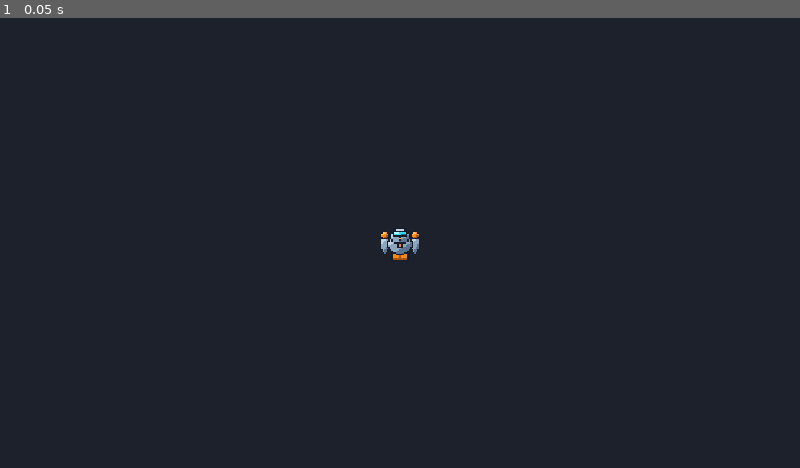
Above: before the commit, frame 1.
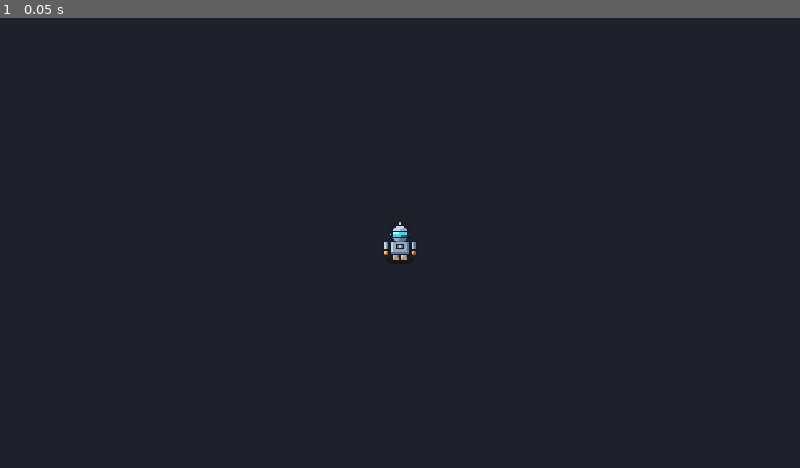
Above: after the commit, the same moment.

Repository: apergas/godot-example
Game: Godot game, scene res://scenes/main.tscn
The game is run twice, just before and just after one commit, with the same random seed, the same clock (stepped at 60 frames per second) and the same inputs.
Inputs:
- Up to frame 1 (0.05 s): no input

The runs differ from the first frame. In frame 1, 0.2% of the frame differs, in the area x 47-53%, y 45-54%.

Commit message:
Switch worker to 3/4 view sprite with walk bob

Diff:
--- a/art_src/make_worker.gd
+++ b/art_src/make_worker.gd
@@ -1,10 +1,11 @@
 extends SceneTree
-## Generates assets/worker.png: 32x32 top-down robot worker, facing up.
+## Generates assets/worker.png: 32x32 three-quarter view robot worker, facing the camera.
 ## Run: tools\godot.cmd --headless --path . --script res://art_src/make_worker.gd [-- preview.png]
 
 const SIZE := 32
 
 const OUTLINE := Color("141d29")
+const SHADOW := Color(0.0, 0.0, 0.0, 0.35)
 const BODY_LIGHT := Color("c3d3e2")
 const BODY_MID := Color("8ea6bd")
 const BODY_DARK := Color("5b7390")
@@ -19,34 +20,35 @@
 func _initialize() -> void:
 	var img := Image.create(SIZE, SIZE, false, Image.FORMAT_RGBA8)
 
-	# Arms (drawn first so the torso overlaps their top).
-	for side: int in [-1, 1]:
-		var cx: float = 16.0 + side * 10.5
-		_shaded_ellipse(img, cx, 17.0, 2.6, 6.5, BODY_LIGHT, BODY_MID, BODY_DARK)
-		_shaded_ellipse(img, cx, 10.0, 2.2, 2.2, ACCENT_LIGHT, ACCENT_MID, ACCENT_DARK)
+	# Ground shadow.
+	_ellipse(img, 16.0, 28.5, 9.5, 3.0, SHADOW)
 
-	# Backpack (rear, towards the bottom of the sprite).
-	_rect(img, 10, 21, 21, 28, OUTLINE)
-	_rect(img, 11, 22, 20, 27, ACCENT_MID)
-	_rect(img, 11, 22, 20, 22, ACCENT_LIGHT)
-	_rect(img, 11, 27, 20, 27, ACCENT_DARK)
-	_rect(img, 15, 23, 16, 26, ACCENT_DARK)
+	# Legs and feet.
+	for x0: int in [11, 17]:
+		_box(img, x0, 24, x0 + 3, 27, BODY_LIGHT, BODY_MID, BODY_DARK)
+		_rect(img, x0, 27, x0 + 3, 27, ACCENT_MID)
 
-	# Torso.
-	_shaded_ellipse(img, 16.0, 17.0, 8.0, 7.0, BODY_LIGHT, BODY_MID, BODY_DARK)
-	_rect(img, 14, 16, 17, 19, OUTLINE)
-	_rect(img, 15, 17, 16, 18, ACCENT_MID)
+	# Arms with orange hands.
+	for x0: int in [5, 24]:
+		_box(img, x0, 15, x0 + 2, 22, BODY_LIGHT, BODY_MID, BODY_DARK)
+		_box(img, x0, 22, x0 + 2, 24, ACCENT_LIGHT, ACCENT_MID, ACCENT_DARK)
 
-	# Head (dome) with visor facing up.
-	_shaded_ellipse(img, 16.0, 11.0, 6.0, 5.5, BODY_LIGHT, BODY_MID, BODY_DARK)
-	_rect(img, 11, 7, 20, 10, OUTLINE)
-	_rect(img, 12, 8, 19, 9, VISOR_MID)
-	_rect(img, 12, 8, 14, 8, VISOR_LIGHT)
-	_rect(img, 17, 9, 19, 9, VISOR_DARK)
+	# Torso with a chest lamp.
+	_box(img, 10, 15, 21, 23, BODY_LIGHT, BODY_MID, BODY_DARK)
+	_rect(img, 13, 17, 18, 20, OUTLINE)
+	_rect(img, 14, 18, 17, 19, BODY_DARK)
+	_rect(img, 15, 18, 16, 19, ACCENT_LIGHT)
 
-	# Antenna on top of the head.
-	_rect(img, 15, 11, 16, 13, OUTLINE)
-	_rect(img, 15, 12, 16, 12, ACCENT_LIGHT)
+	# Antenna.
+	_rect(img, 14, 0, 17, 3, OUTLINE)
+	_rect(img, 15, 1, 16, 2, ACCENT_LIGHT)
+
+	# Head (dome) with a visor across the face.
+	_shaded_ellipse(img, 16.0, 9.5, 6.5, 5.5, BODY_LIGHT, BODY_MID, BODY_DARK)
+	_rect(img, 10, 7, 21, 11, OUTLINE)
+	_rect(img, 11, 8, 20, 10, VISOR_MID)
+	_rect(img, 11, 8, 14, 8, VISOR_LIGHT)
+	_rect(img, 17, 10, 20, 10, VISOR_DARK)
 
 	var out := ProjectSettings.globalize_path("res://assets/worker.png")
 	DirAccess.make_dir_recursive_absolute(out.get_base_dir())
@@ -66,6 +68,17 @@
 	for y in range(y0, y1 + 1):
 		for x in range(x0, x1 + 1):
 			img.set_pixel(x, y, color)
+
+
+## Outlined box whose edges are shaded: light on top/left, dark on bottom/right.
+func _box(img: Image, x0: int, y0: int, x1: int, y1: int,
+		light: Color, mid: Color, dark: Color) -> void:
+	_rect(img, x0 - 1, y0 - 1, x1 + 1, y1 + 1, OUTLINE)
+	_rect(img, x0, y0, x1, y1, mid)
+	_rect(img, x0, y0, x1, y0, light)
+	_rect(img, x0, y0, x0, y1, light)
+	_rect(img, x0, y1, x1, y1, dark)
+	_rect(img, x1, y0, x1, y1, dark)
 
 
 func _ellipse(img: Image, cx: float, cy: float, rx: float, ry: float, color: Color) -> void:
--- a/scripts/worker.gd
+++ b/scripts/worker.gd
@@ -2,6 +2,9 @@
 
 const RADIUS := 20.0
 const ARRIVE_DISTANCE := 4.0
+const FEET_Y := 22.0
+const BOB_SPEED := 12.0
+const BOB_HEIGHT := 3.0
 
 @export var speed := 180.0
 
@@ -12,6 +15,7 @@
 
 var _target := Vector2.ZERO
 var _moving := false
+var _bob_time := 0.0
 
 @onready var _sprite: Sprite2D = $Sprite2D
 
@@ -25,19 +29,23 @@
 	return global_position.distance_to(point) <= RADIUS + 4.0
 
 
-func _physics_process(_delta: float) -> void:
+func _physics_process(delta: float) -> void:
 	if not _moving:
 		return
 	var offset := _target - global_position
 	if offset.length() <= ARRIVE_DISTANCE:
 		_moving = false
 		velocity = Vector2.ZERO
+		_sprite.position.y = 0.0
 		return
 	velocity = offset.normalized() * speed
-	_sprite.rotation = velocity.angle() + PI / 2.0  # sprite faces up
 	move_and_slide()
+	_bob_time += delta
+	_sprite.position.y = -absf(sin(_bob_time * BOB_SPEED)) * BOB_HEIGHT
 
 
 func _draw() -> void:
 	if selected:
+		# Ellipse on the ground under the feet, to match the 3/4 view.
+		draw_set_transform(Vector2(0.0, FEET_Y), 0.0, Vector2(1.0, 0.45))
 		draw_arc(Vector2.ZERO, RADIUS + 8.0, 0.0, TAU, 32, Color(0.3, 1.0, 0.4), 2.0)
Binary file changed: assets/worker.png
Not shown, changed: CLAUDE.md
